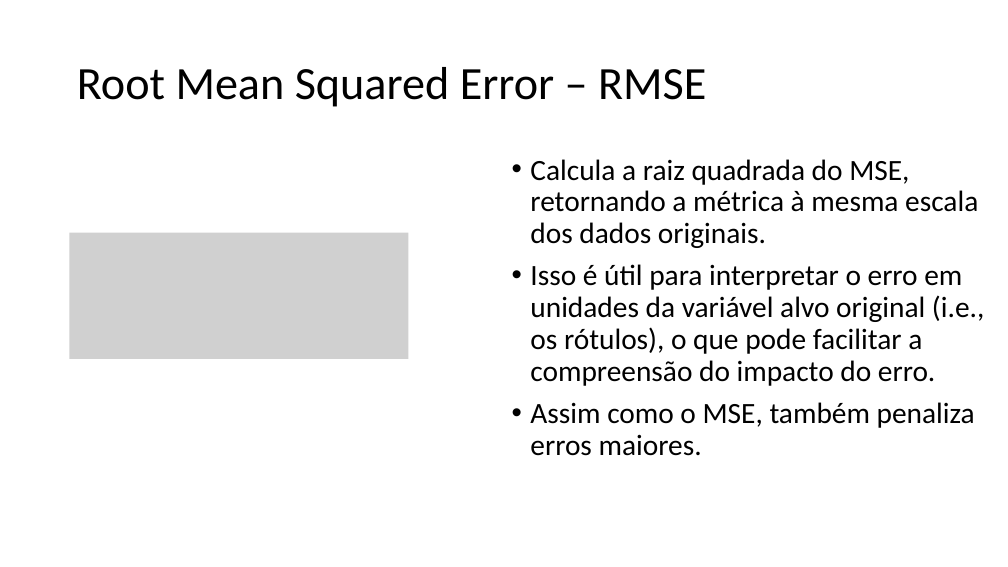
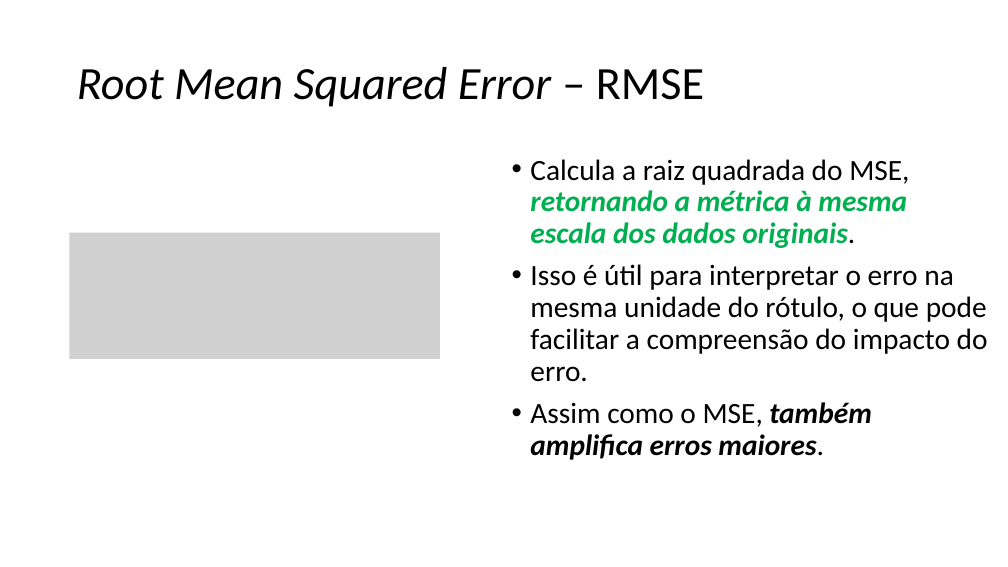
Before and after one commit to zz4fap/tp557-iot-ml, a slide deck: slide 18 of slides/TP557_5_Medindo_a_precisão_de_um_modelo_de_ML.pptx (slide 16 before the commit). Drawn at 1008x567 pixels with LibreOffice and Linux fonts; fonts in the diff are those of the drawing; grey boxes stand for pictures. Boxes give left, top, right and bottom in pixels: in the first picture for what was removed or moved away, otherwise in the second. Text is boxed around its words. In the diff, an @@ line names an element or a change of style, - is before the commit and + after.

```diff
--- a/slides/TP557_5_Medindo_a_precisão_de_um_modelo_de_ML.pptx
+++ b/slides/TP557_5_Medindo_a_precisão_de_um_modelo_de_ML.pptx
@@ title "Root Mean Squared Error – ..." at box(77, 67, 704, 107): italic on in "Root Mean Squared Error" @@
@@ text at box(530, 159, 909, 248): text colour #000000 to #00B050, bold on, italic on in "retornando a métrica à mesma escala dos ..." @@
@@ picture: place and size @@
-picture at box(70, 233, 409, 359)
+picture at box(70, 233, 440, 359)
@@ text at box(530, 264, 988, 460): text changed @@
-• Isso é útil para interpretar o erro em unidades da variável alvo original (i.e., os rótulos), o que pode facilitar a compreensão do impacto do erro.
-• Assim como o MSE, também penaliza erros maiores.
+• Isso é útil para interpretar o erro na mesma unidade do rótulo, o que pode facilitar a compreensão do impacto do erro.
+• Assim como o MSE, também amplifica erros maiores.
```
Also in this commit, not shown: 14 other slides changed, 7 slides added, 1 other file.
